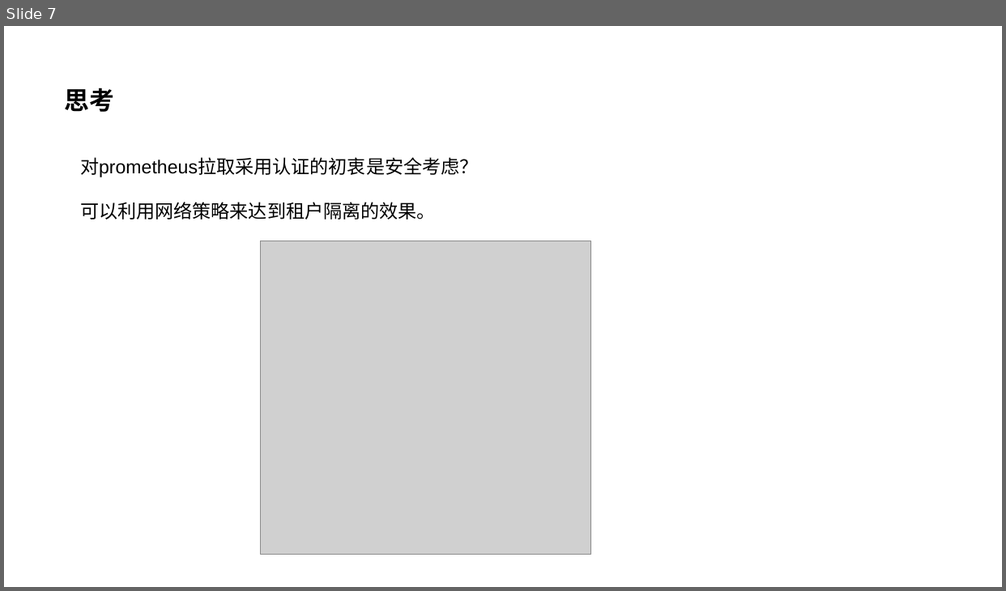
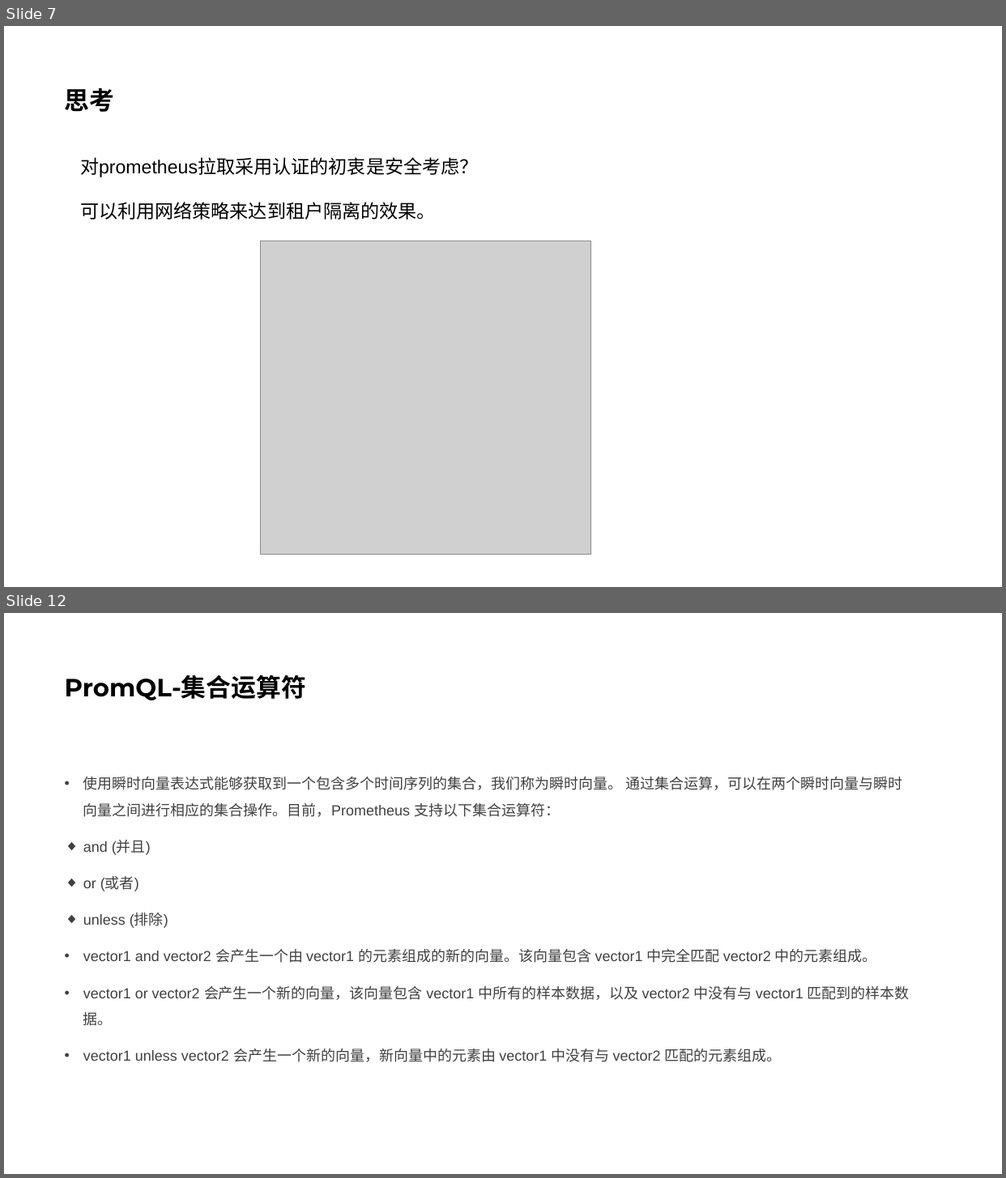
Before and after one commit to honglei24/k8s_prometheus, a slide deck: research/k8s_prometheus.pptx. Shown one above the other, each under a label of ours: slide 7 before the commit, slides 7 and 12 after it; the slides between them are not shown. The pictures are 1006x591 and 1006x1178 pixels, drawn with LibreOffice and Linux fonts; fonts in the diff are those of the drawing; grey boxes stand for pictures. Boxes give left, top, right and bottom in pixels: in the first picture for what was removed or moved away, otherwise in the second. Text is boxed around its words. In the diff, an @@ line names an element or a change of style, - is before the commit and + after.

```diff
--- a/research/k8s_prometheus.pptx
+++ b/research/k8s_prometheus.pptx
@@ slide 12 added at box(4, 613, 1002, 1174), background #FFFFFF @@
@@ title added at box(65, 675, 306, 700), 24 pt, text #000000, bold @@
+PromQL-集合运算符
@@ text added at box(83, 777, 910, 1063), 14 pt, text #404040 @@
+• 使用瞬时向量表达式能够获取到一个包含多个时间序列的集合，我们称为瞬时向量。 通过集合运算，可以在两个瞬时向量与瞬时向量之间进行相应的集合操作。目前，Prometheus 支持以下集合运算符：
+◆ and (并且)
+◆ or (或者)
+◆ unless (排除)
+• vector1 and vector2 会产生一个由 vector1 的元素组成的新的向量。该向量包含 vector1 中完全匹配 vector2 中的元素组成。
+• vector1 or vector2 会产生一个新的向量，该向量包含 vector1 中所有的样本数据，以及 vector2 中没有与 vector1 匹配到的样本数据。
+• vector1 unless vector2 会产生一个新的向量，新向量中的元素由 vector1 中没有与 vector2 匹配的元素组成。
```
Also in this commit, not shown: 4 other slides added, 2 other files.
